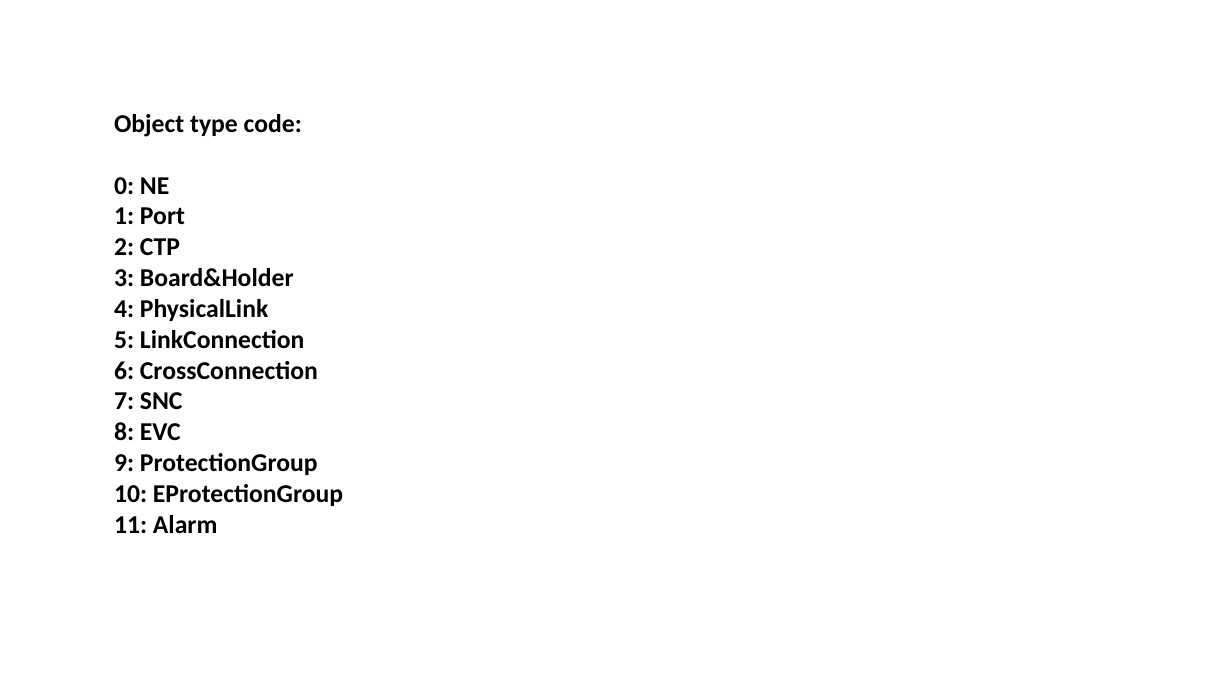
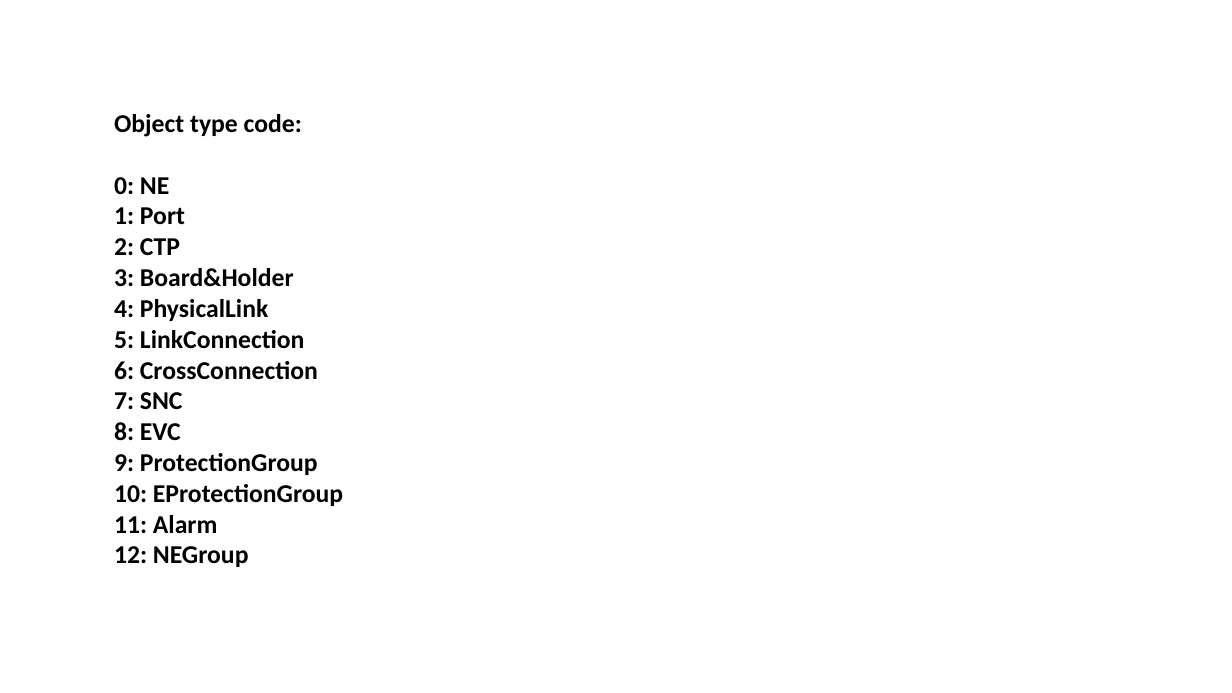
Before and after one commit to minichen2000/nms-demo2, a slide deck: slide 2 of chart/chart1.pptx. Drawn at 1232x693 pixels with LibreOffice and Linux fonts; fonts in the diff are those of the drawing. Boxes give left, top, right and bottom in pixels: in the first picture for what was removed or moved away, otherwise in the second. Text is boxed around its words. In the diff, an @@ line names an element or a change of style, - is before the commit and + after.

```diff
--- a/chart/chart1.pptx
+++ b/chart/chart1.pptx
@@ text at <box>114,546,249,567</box>: paragraph added @@
+12: NEGroup
```
Also in this commit, not shown: 24 other files.
